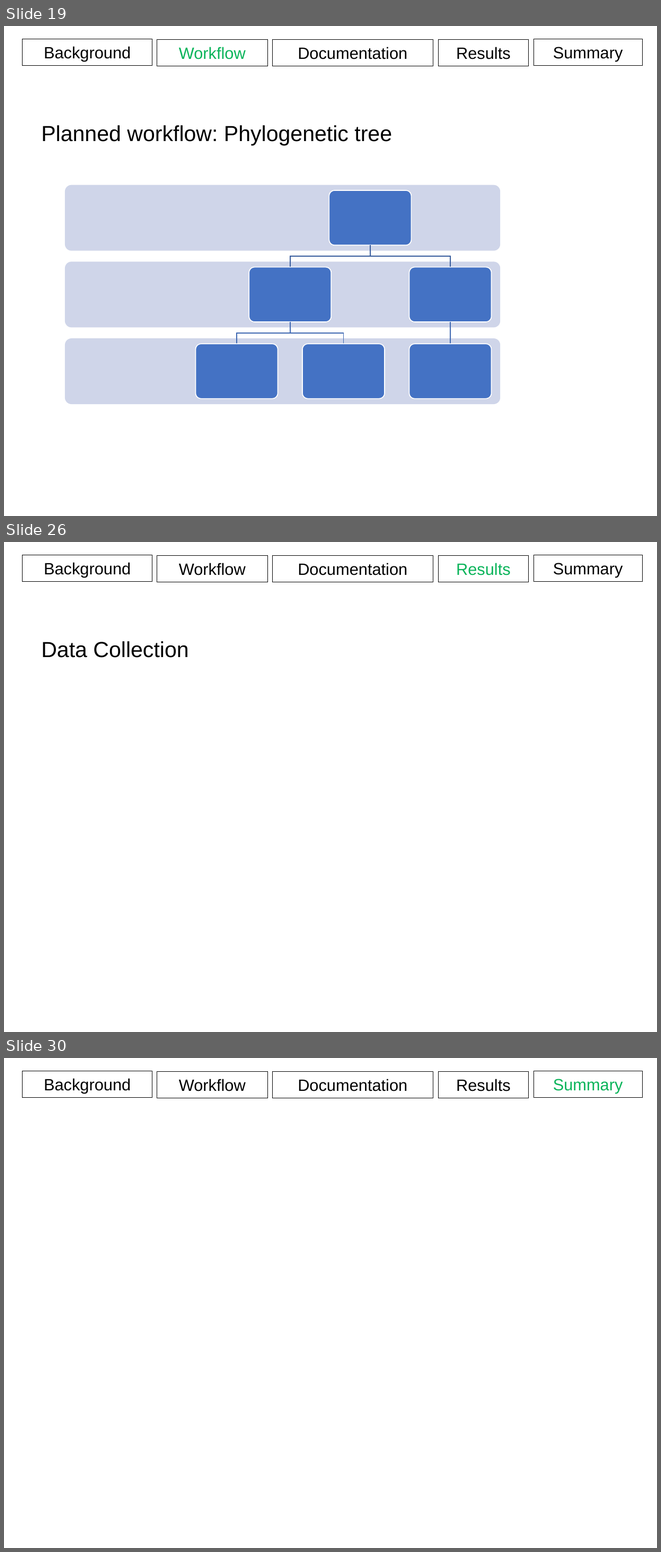
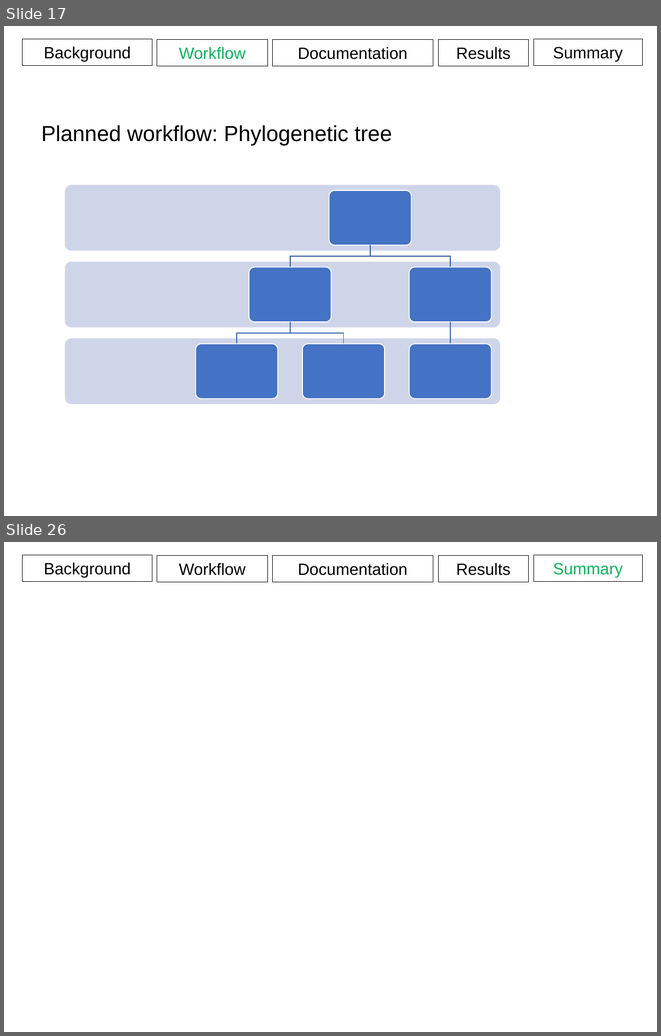
Before and after one commit to aweeger/BCB546X_FinalGroup, a slide deck: Presentation.pptx. Shown one above the other, each under a label of ours: slides 19, 26 and 30 before the commit, slides 17 and 26 after it; the slides between them are not shown. The pictures are 661x1552 and 661x1036 pixels, drawn with LibreOffice and Linux fonts; fonts in the diff are those of the drawing. Boxes give left, top, right and bottom in pixels: in the first picture for what was removed or moved away, otherwise in the second. Text is boxed around its words. In the diff, an @@ line names an element or a change of style, - is before the commit and + after.

```diff
--- a/Presentation.pptx
+++ b/Presentation.pptx
@@ slide 26 removed at [4, 542, 657, 1032], background #FFFFFF @@
@@ rectangle removed at [22, 555, 152, 581] @@
-Background
@@ rectangle removed at [157, 556, 268, 582] @@
-Workflow
@@ rectangle removed at [272, 556, 433, 582] @@
-Documentation
@@ rectangle removed at [438, 556, 528, 582] @@
-Results
@@ rectangle removed at [533, 555, 642, 581] @@
-Summary
@@ text removed at [41, 641, 188, 658] @@
-Data Collection
@@ what was slide 19 is now slide 17 @@
@@ what was slide 30 is now slide 26 @@
```
Also in this commit, not shown: 19 slides changed, 1 other slide removed, 1 other file.
